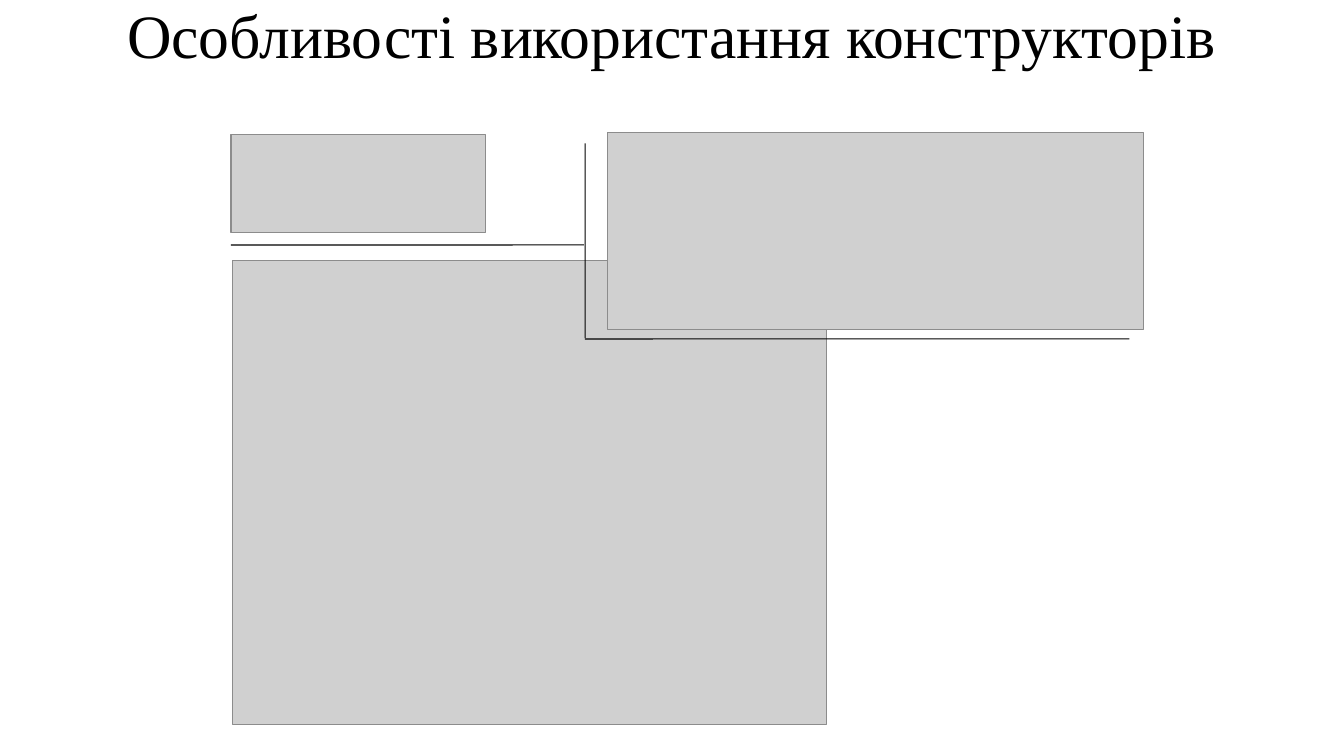
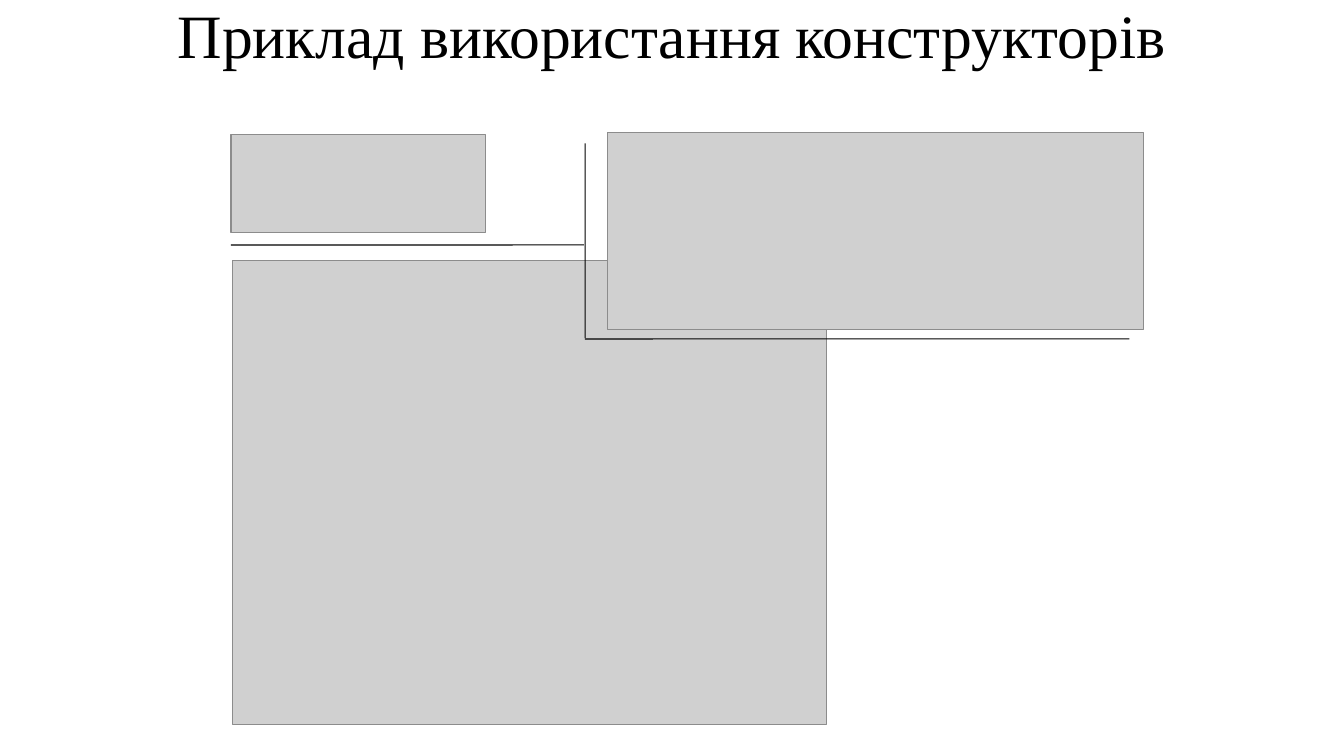
Before and after one commit to arg3ntuum/JavaCourse, a slide deck: slide 11 of Java Урок 13 Класи.pptx. Drawn at 1344x756 pixels with LibreOffice and Linux fonts; fonts in the diff are those of the drawing; grey boxes stand for pictures. Boxes give left, top, right and bottom in pixels: in the first picture for what was removed or moved away, otherwise in the second. Text is boxed around its words. In the diff, an @@ line names an element or a change of style, - is before the commit and + after.

```diff
--- a/Java Урок 13 Класи.pptx
+++ b/Java Урок 13 Класи.pptx
@@ title at (178,17,1165,70): text changed @@
-Особливості використання конструкторів
+Приклад використання конструкторів
```
Also in this commit, not shown: 13 other files.
